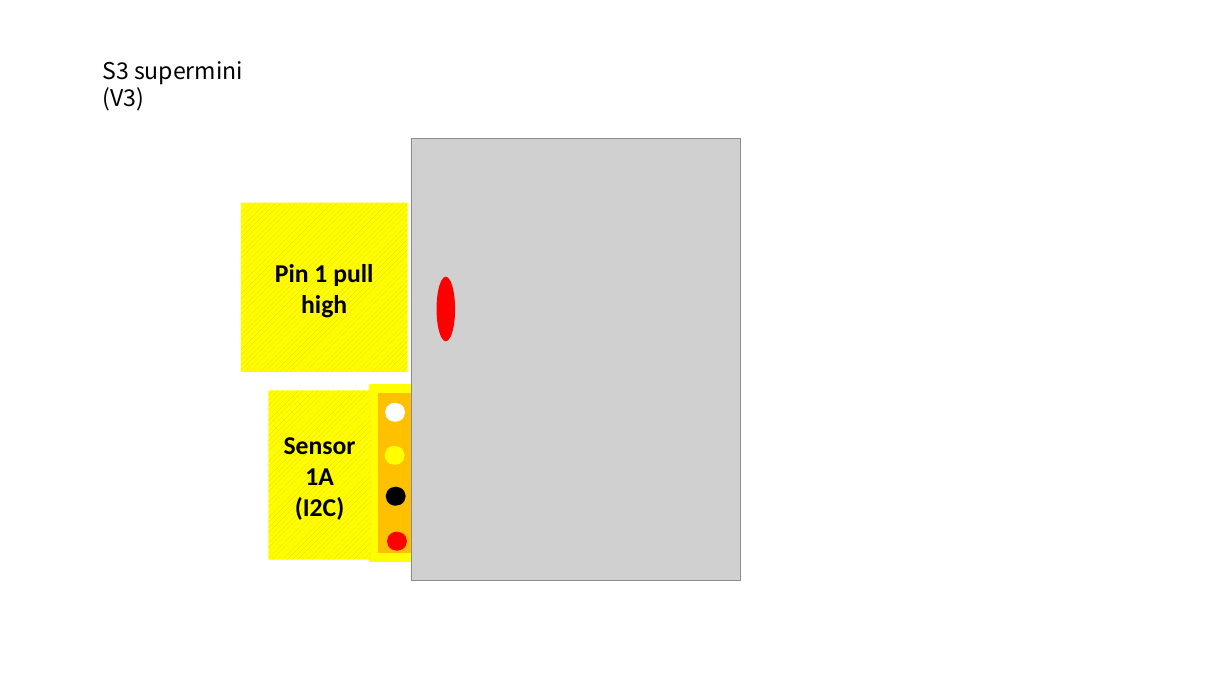
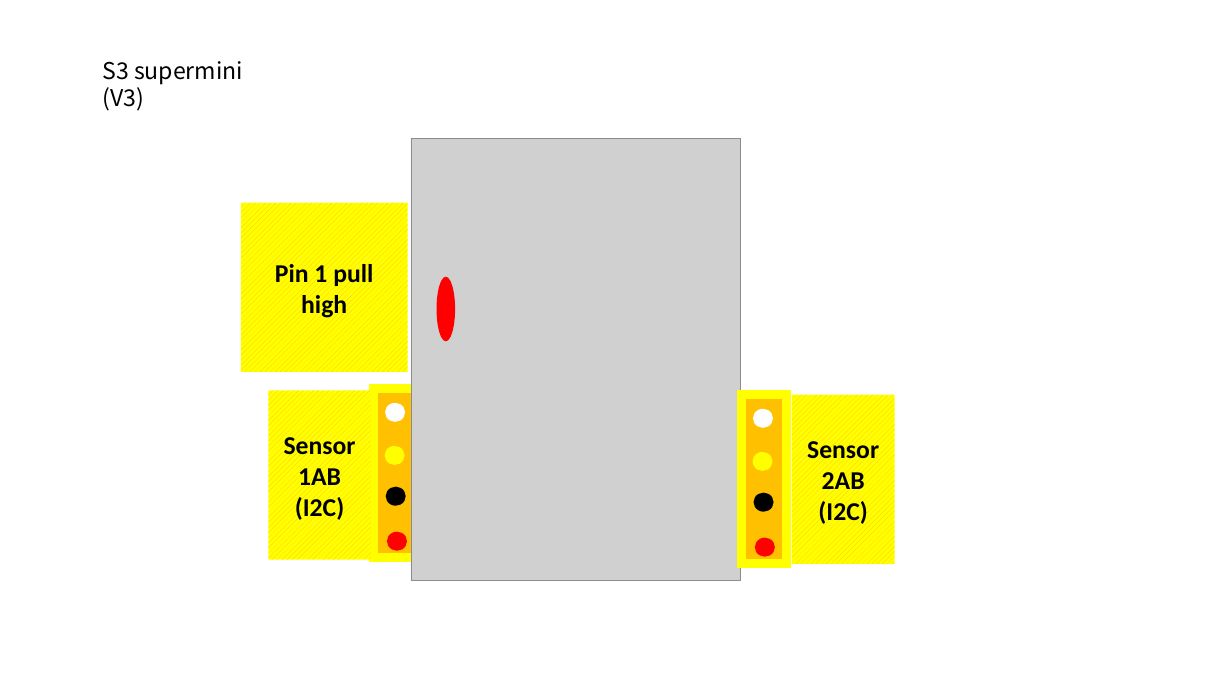
Before and after one commit to jay1han/V2-Documents, a slide deck: slide 8 of Wirings.pptx. Drawn at 1232x693 pixels with LibreOffice and Linux fonts; fonts in the diff are those of the drawing; grey boxes stand for pictures. Boxes give left, top, right and bottom in pixels: in the first picture for what was removed or moved away, otherwise in the second. Text is boxed around its words. In the diff, an @@ line names an element or a change of style, - is before the commit and + after.

```diff
--- a/Wirings.pptx
+++ b/Wirings.pptx
@@ rectangle added at (742,395,787,564), fill #FFC000, outline #FFFF00 7 pt @@
@@ ellipse added at (753,409,774,428), fill #FFFFFF @@
@@ rectangle added at (792,395,895,564), fill pattern #FFC000 on #FFFF00, 20 pt, text #000000, bold @@
+Sensor
+2AB
+(I2C)
@@ text in rectangle at (298,468,341,485): text changed @@
-1A
+1AB
@@ ellipse added at (752,452,773,471), fill #FFFF00 @@
@@ ellipse added at (754,493,775,512), fill #000000 @@
@@ ellipse added at (755,538,775,557), fill #FF0000 @@
```
Also in this commit, not shown: 1 other slide changed, 1 other file.
